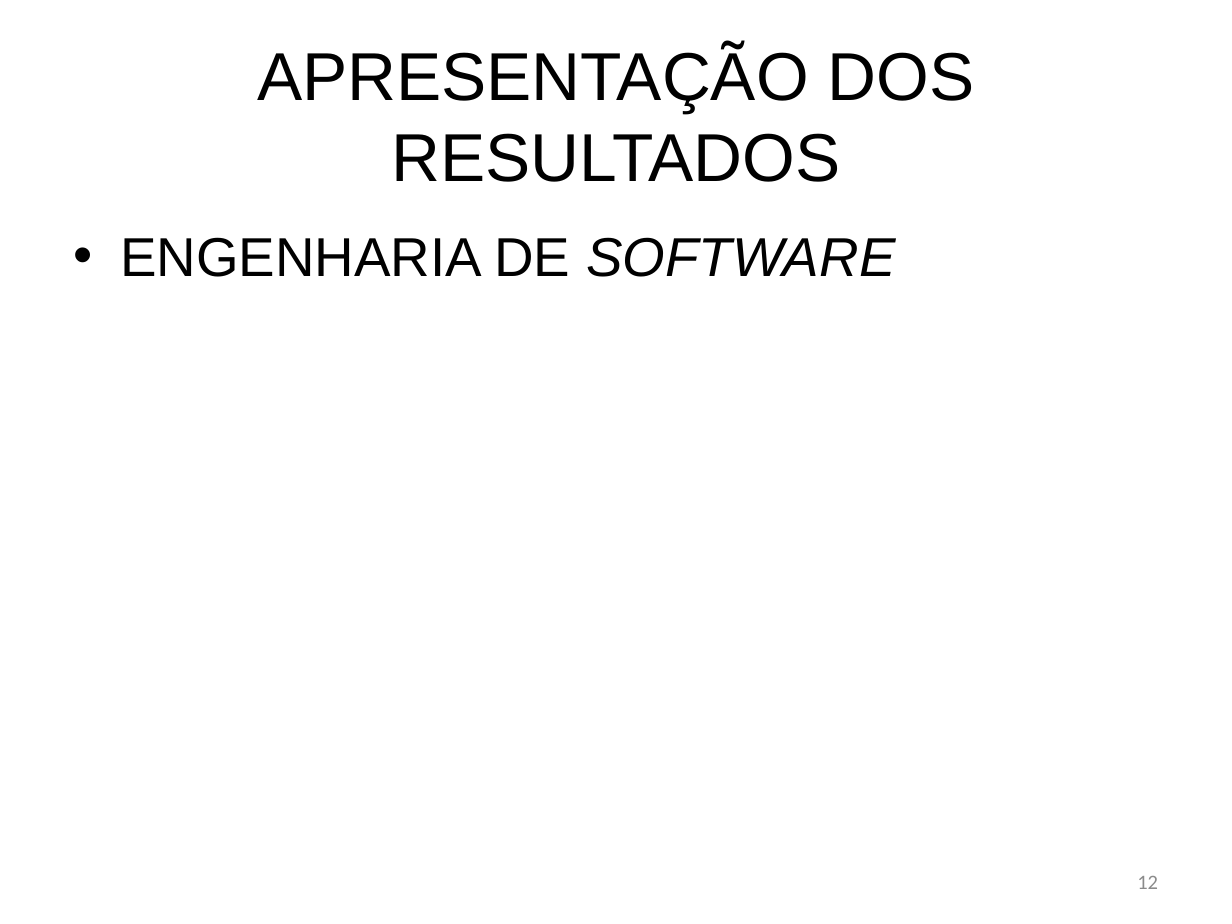
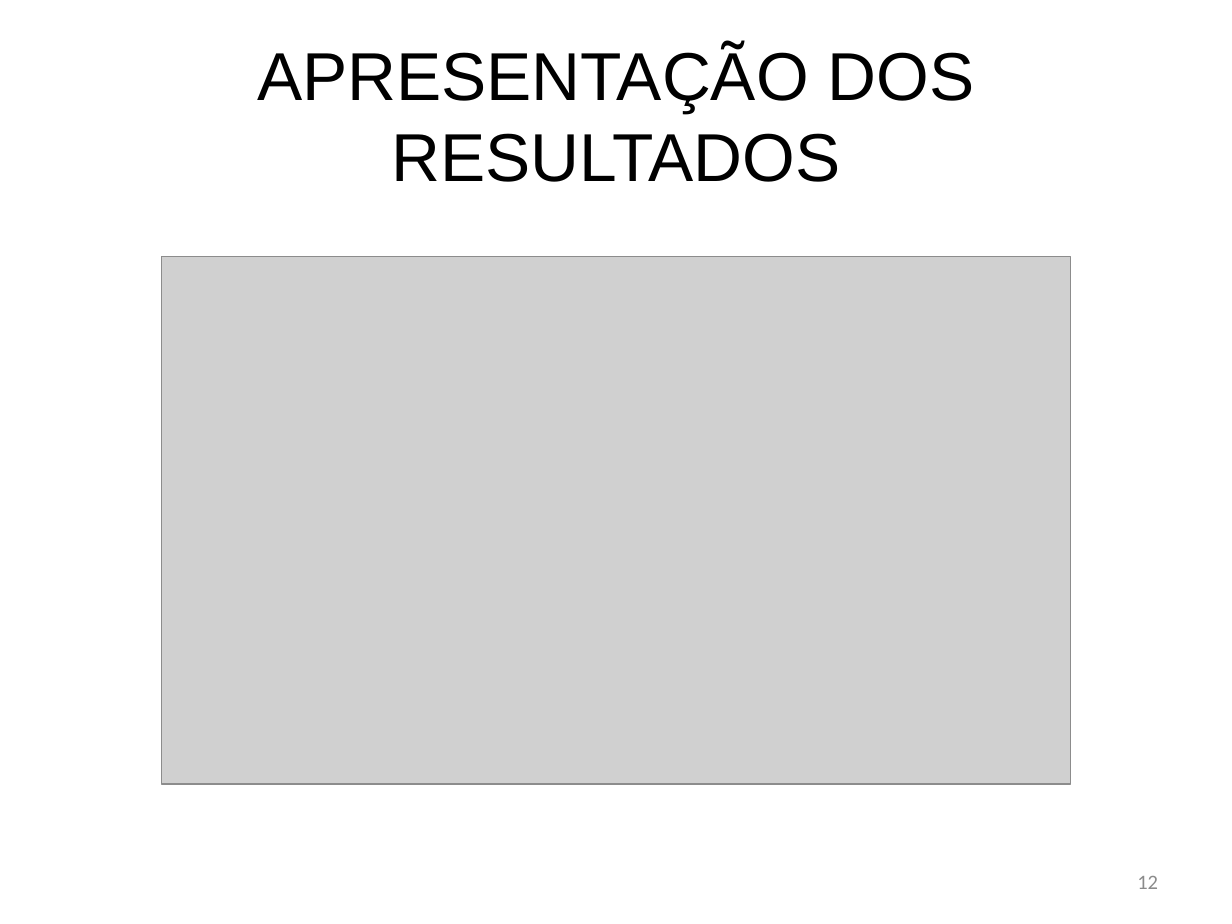
Before and after one commit to bengelbert/ifsc, a slide deck: slide 12 of tcc/docs/monograph.pptx. Drawn at 1232x924 pixels with LibreOffice and Linux fonts; fonts in the diff are those of the drawing; grey boxes stand for pictures. Boxes give left, top, right and bottom in pixels: in the first picture for what was removed or moved away, otherwise in the second. Text is boxed around its words. In the diff, an @@ line names an element or a change of style, - is before the commit and + after.

```diff
--- a/tcc/docs/monograph.pptx
+++ b/tcc/docs/monograph.pptx
@@ text removed at bbox=[120, 237, 895, 277] @@
-• ENGENHARIA DE SOFTWARE
@@ picture added at bbox=[161, 256, 1071, 784] @@
```
Also in this commit, not shown: 7 other slides changed.
